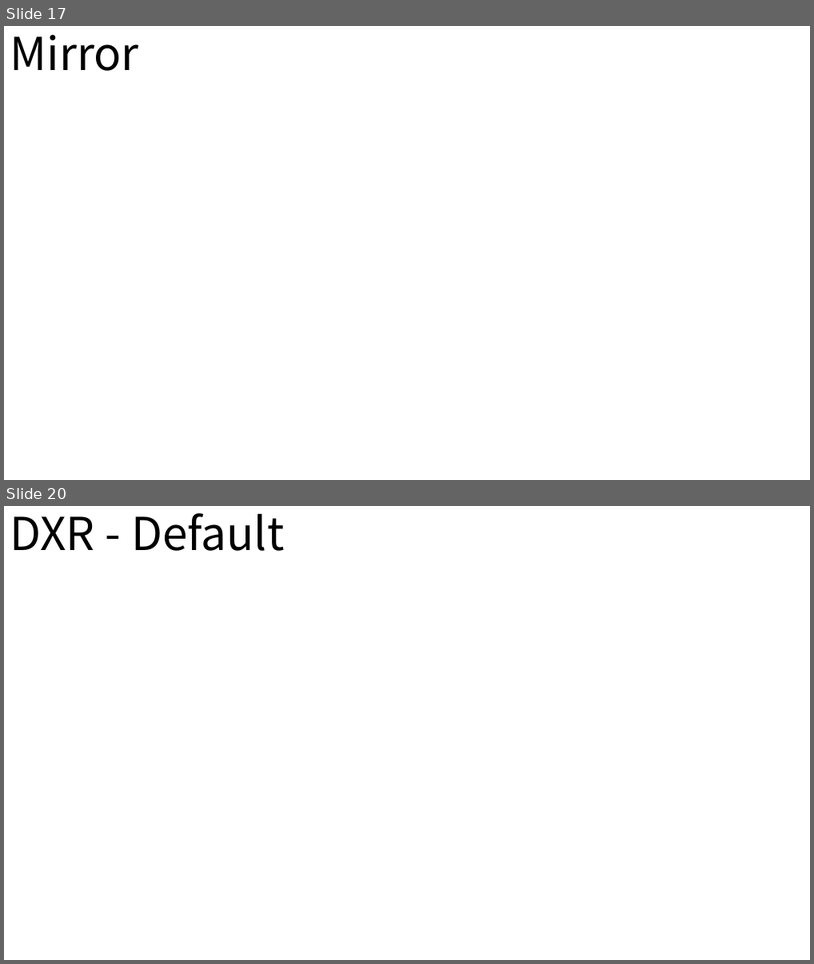
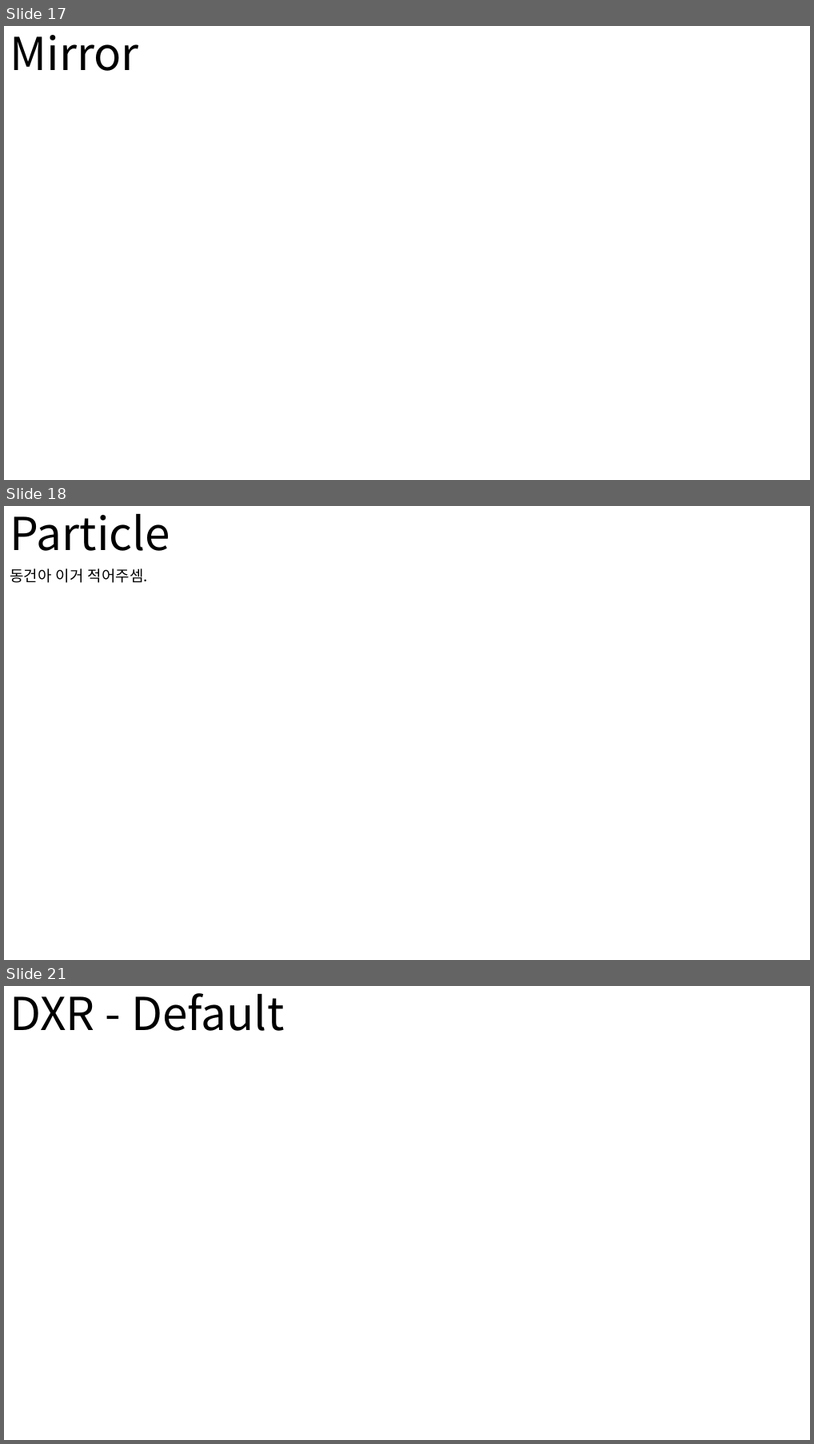
Before and after one commit to nohc2001/PulseCity, a slide deck: Conference/GraphicsStudy/GraphicsHighLevelDesign.pptx. Shown one above the other, each under a label of ours: slides 17 and 20 before the commit, slides 17, 18 and 21 after it; the slides between them are not shown. The pictures are 814x964 and 814x1444 pixels, drawn with LibreOffice and Linux fonts; fonts in the diff are those of the drawing. Boxes give left, top, right and bottom in pixels: in the first picture for what was removed or moved away, otherwise in the second. Text is boxed around its words. In the diff, an @@ line names an element or a change of style, - is before the commit and + after.

```diff
--- a/Conference/GraphicsStudy/GraphicsHighLevelDesign.pptx
+++ b/Conference/GraphicsStudy/GraphicsHighLevelDesign.pptx
@@ slide 18 added at bbox=[4, 506, 810, 960], background #FFFFFF @@
@@ title added at bbox=[10, 514, 170, 551], 54 pt, text #000000 @@
+Particle
@@ text added at bbox=[10, 568, 148, 583], 18 pt, text #000000 @@
+동건아 이거 적어주셈.
@@ what was slide 20 is now slide 21 @@
```
Also in this commit, not shown: 6 slides changed, 7 other slides added, 4 slides removed, 14 other files.
